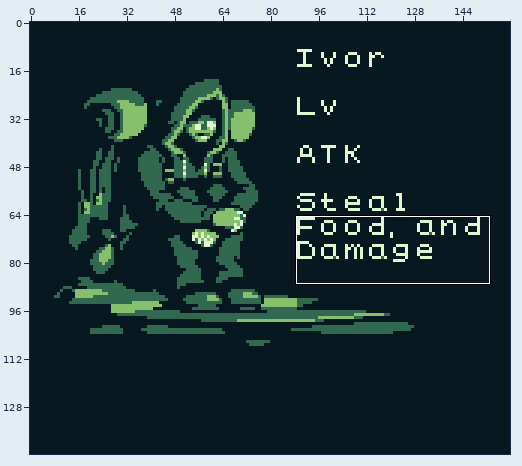
One commit to this sprite sheet: assets/backgrounds/Hub_Thief.png. Above: a wide view before the commit, with the close-up outlined.
Close-up. The starting point:
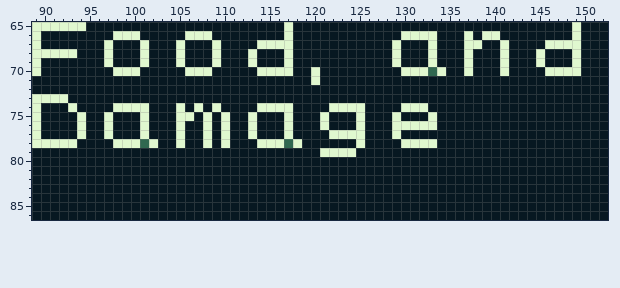
The file is 160x144 pixels. Shown: x 89..152, y 65..86.
After the commit:
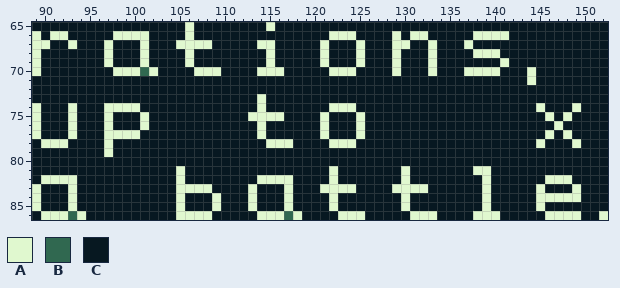
Palette (. is transparent): A #e0f8cf  B #306850  C #071821
Change:
The author changed colour B to colour A in row 70 at x 133; in row 78 at x 117.
The author changed colour C to colour A in row 65 at x 106 and 115; in row 66 at x 91 to 92, 101, 122 to 124, 129, 138 and 141; in row 67 at x 90, 93, 106 to 108, 121, 125 and 130; in row 68 at x 106, 115, 121, 125 and 138 to 140; in row 69 at x 106, 115, 121 and 125; in row 70 at x 102, 109, 122 to 124, 129, 138 to 140 and 144.
The author changed colour C to colour A in row 71 at x 144; in row 73 at x 114; in row 74 at x 97, 145 and 149; in row 75 at x 93, 114 to 116, 146 and 148; in row 76 at x 93, 114 and 147; in row 77 at x 93, 98 to 100, 114, 121, 146 and 148.
The author changed colour C to colour A in row 78 at x 97, 122 to 124, 145 and 149; in row 79 at x 97; in row 81 at x 105, 122, 130 and 138 to 139; in row 82 at x 90 to 93, 105, 114 to 117, 122, 130, 139 and 146 to 148; in row 83 at x 89, 93, 105 to 108, 113, 117, 121 to 124, 129 to 132, 139, 145 and 149; in row 84 at x 89, 93, 105, 109, 113, 117, 122, 130, 139 and 145 to 149.
The author changed colour C to colour A in row 85 at x 89, 93, 105, 109, 113, 117, 122, 130, 139 and 145; in row 86 at x 90 to 92, 94, 105 to 108, 114 to 116, 118, 123 to 125, 131 to 133, 138 to 140, 146 to 149 and 152.
The author changed colour C to colour B in row 70 at x 101; in row 86 at x 93 and 117.
The author changed colour A to colour C in row 65 at x 89 to 94, 117 and 149; in row 66 at x 107 to 108, 117, 130, 133, 137 and 149; in row 67 at x 109, 116 to 117, 138, 141 and 146 to 149; in row 68 at x 90 to 93, 105, 109, 113, 117, 137, 141, 145 and 149; in row 69 at x 105, 109, 113, 117, 137, 145 and 149; in row 70 at x 106, 117, 120, 130 to 132, 134, 141 and 146 to 149.
The author changed colour A to colour C in row 71 at x 120; in row 73 at x 89 to 92; in row 74 at x 101, 105, 107, 109, 115 to 117, 125 and 130 to 132; in row 75 at x 94, 105 to 106, 108, 110, 117, 129 and 133; in row 76 at x 94, 105, 108, 110, 113, 117 and 129 to 133; in row 77 at x 94, 101, 105, 108, 110, 113, 117, 122 to 124 and 129.
The author changed colour A to colour C in row 78 at x 89, 93, 98 to 100, 102, 105, 108, 110, 114, 118, 125 and 130 to 133; in row 79 at x 121 to 124.
The author changed colour B to colour C in row 78 at x 101.
Pixel boxes of the changes (left, top, right, bottom) in both close-ups:
changed: (32, 22, 608, 220)
